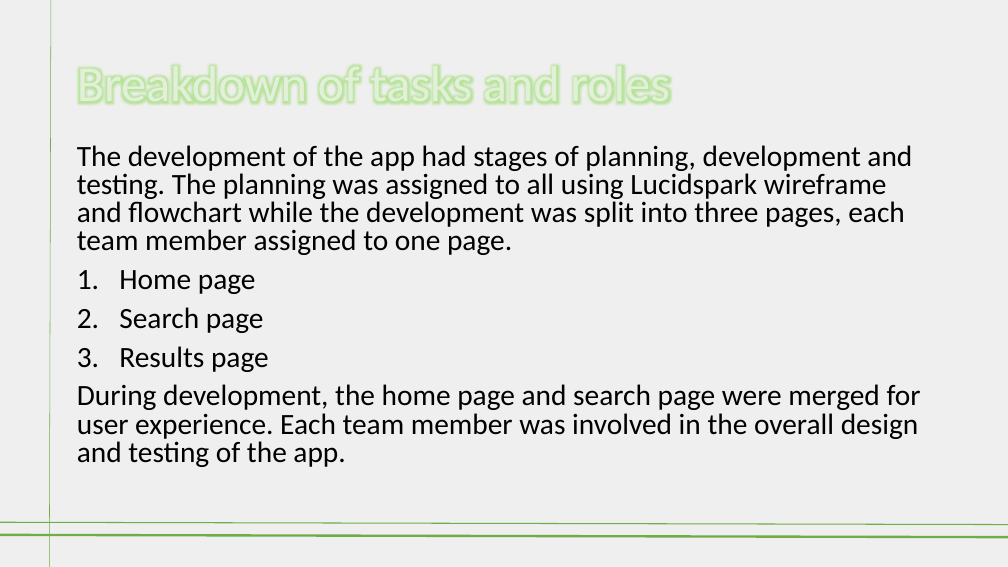
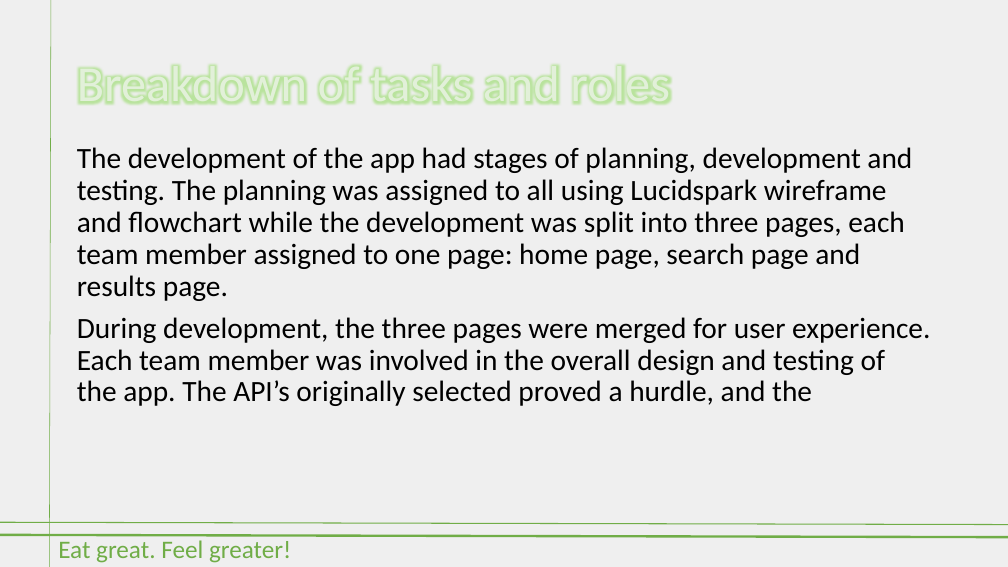
Before and after one commit to stanno03/Fridge-Fren, a slide deck: slide 6 of Fridge Fren.pptx. Drawn at 1008x567 pixels with LibreOffice and Linux fonts; fonts in the diff are those of the drawing. Boxes give left, top, right and bottom in pixels: in the first picture for what was removed or moved away, otherwise in the second. Text is boxed around its words. In the diff, an @@ line names an element or a change of style, - is before the commit and + after.

Commit message:
Version 2 PPT
wasn't sure there was a merge option for updating a ppt, will delete the now outdated file

```diff
--- a/Fridge Fren.pptx
+++ b/Fridge Fren.pptx
@@ text at [77, 147, 930, 406]: text changed @@
-The development of the app had stages of planning, development and testing. The planning was assigned to all using Lucidspark wireframe and flowchart while the development was split into three pages, each team member assigned to one page.
-1. Home page
-2. Search page
-3. Results page
-During development, the home page and search page were merged for user experience. Each team member was involved in the overall design and testing of the app.
+The development of the app had stages of planning, development and testing. The planning was assigned to all using Lucidspark wireframe and flowchart while the development was split into three pages, each team member assigned to one page: home page, search page and results page.
+During development, the three pages were merged for user experience. Each team member was involved in the overall design and testing of the app. The API’s originally selected proved a hurdle, and the
@@ text added at [58, 540, 291, 563], 24 pt, text #70AD47 @@
+Eat great. Feel greater!
```
Also in this commit, not shown: 10 other slides changed.
